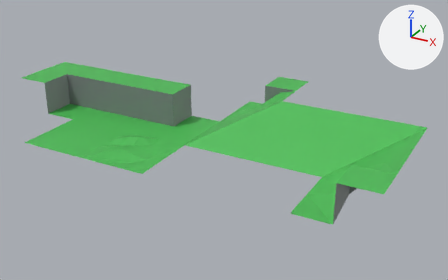
Before and after pictures for a commit that changed the Blender file CubicTerrainBlender/CubicTerrain.blend.
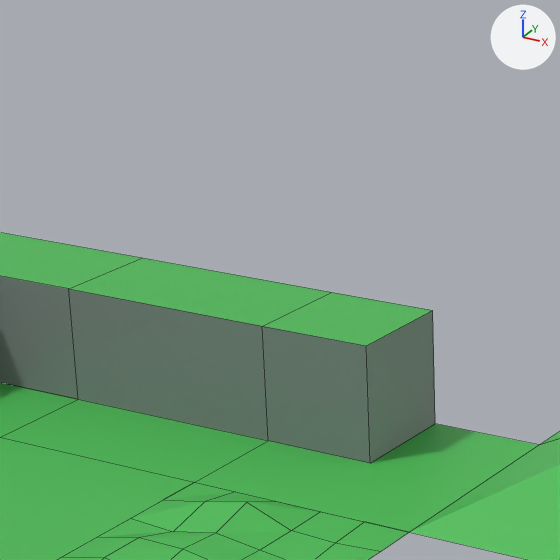
Old and new are each drawn whole from a camera (50 mm lens) standing at (22.97, -24.35, 14.02) and looking at (7.3, 4.13, -0.22) and again close up on the part from 16% to 50% of the width and 0% to 55% of the height. Lighting does not change. The marker at upper right points along +X, +Y and +Z. The close-ups show mesh edges as thin lines.

The older version as bpy lines, for what is in view:
```python
me_basiccliff = bpy.data.meshes.new('BasicCliff')
me_basiccliff.from_pydata(...)  # 8 vertices, 3 faces; spans x -2.0..2.0, y -2.0..2.0, z 0.0..2.0
me_basiccliff.materials.append(mat_material_001)  # picture img_twilioquest_76_32x_png_001
me_basiccliffcornerinner = bpy.data.meshes.new('BasicCliffCornerInner')
me_basiccliffcornerinner.from_pydata(...)  # 14 vertices, 5 faces; spans x -2.0..2.0, y -2.0..2.0, z 0.0..2.0
me_basiccliffcornerinner.materials.append(mat_material_001)  # picture img_twilioquest_76_32x_png_001
me_basiccliffcornerouter = bpy.data.meshes.new('BasicCliffCornerOuter')
me_basiccliffcornerouter.from_pydata(...)  # 12 vertices, 4 faces; spans x -2.0..2.0, y -2.0..2.0, z 0.0..2.0
me_basiccliffcornerouter.materials.append(mat_material_001)  # picture img_twilioquest_76_32x_png_001
ob_basiccliff = bpy.data.objects.new('BasicCliff', me_basiccliff)
ob_basiccliff.location = (0.0, 4.0, 0.0)
ob_basiccliffcornerinner = bpy.data.objects.new('BasicCliffCornerInner', me_basiccliffcornerinner)
ob_basiccliffcornerinner.location = (-4.0, 4.0, 0.0)
ob_basiccliffcornerouter = bpy.data.objects.new('BasicCliffCornerOuter', me_basiccliffcornerouter)
ob_basiccliffcornerouter.location = (4.0, 4.0, 0.0)
# also in view: 'BumpyFloor' at (4.0, 0.0, 0.09); 'BasicSlopeCornerOuter' at (8.0, 4.0, 1.0); 'BasicFloor' at (0.0, 0.0, 0.0)
```
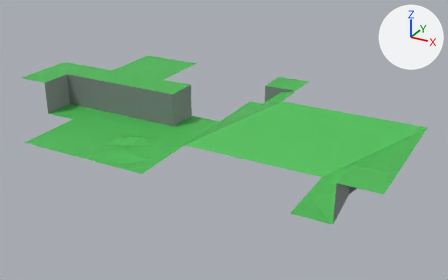
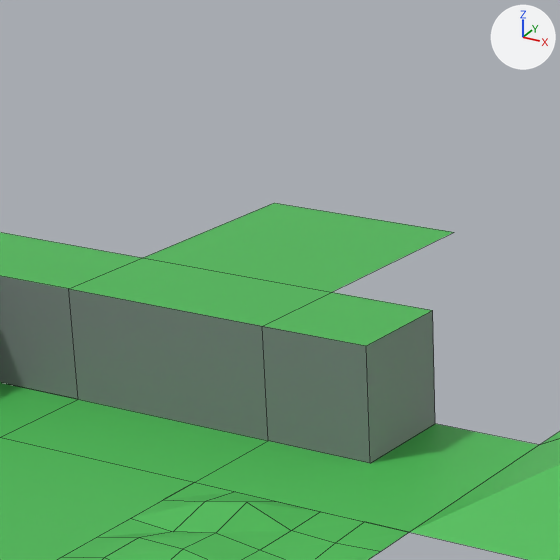
Boxes (x1, y1, x2, y2) around the edits, measured in the close-ups (560 x 560 px):
'BasicRaisedFloor', added (green)
    after: (144, 203, 454, 292)

Edits to the bpy script that builds the scene:
```text
Add me_basicraisedfloor:
    me_basicraisedfloor.from_pydata(...)  # 4 vertices, 1 face; spans x -2.0..2.0, y -2.0..2.0, z 2.0
    me_basicraisedfloor.materials.append(mat_material_001)  # picture img_twilioquest_76_32x_png_001
Add ob_basicraisedfloor:
    ob_basicraisedfloor = bpy.data.objects.new('BasicRaisedFloor', me_basicraisedfloor)
    ob_basicraisedfloor.location = (0.0, 8.0, 0.0)
```
